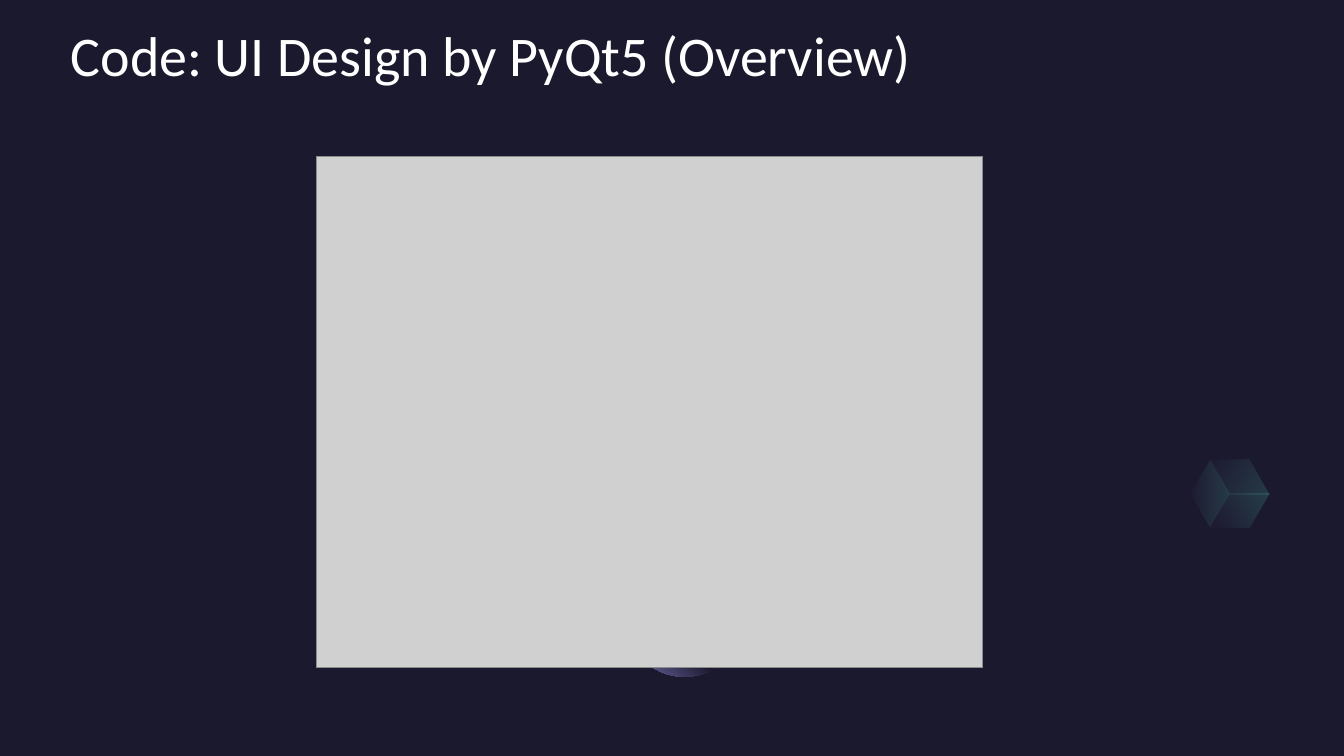
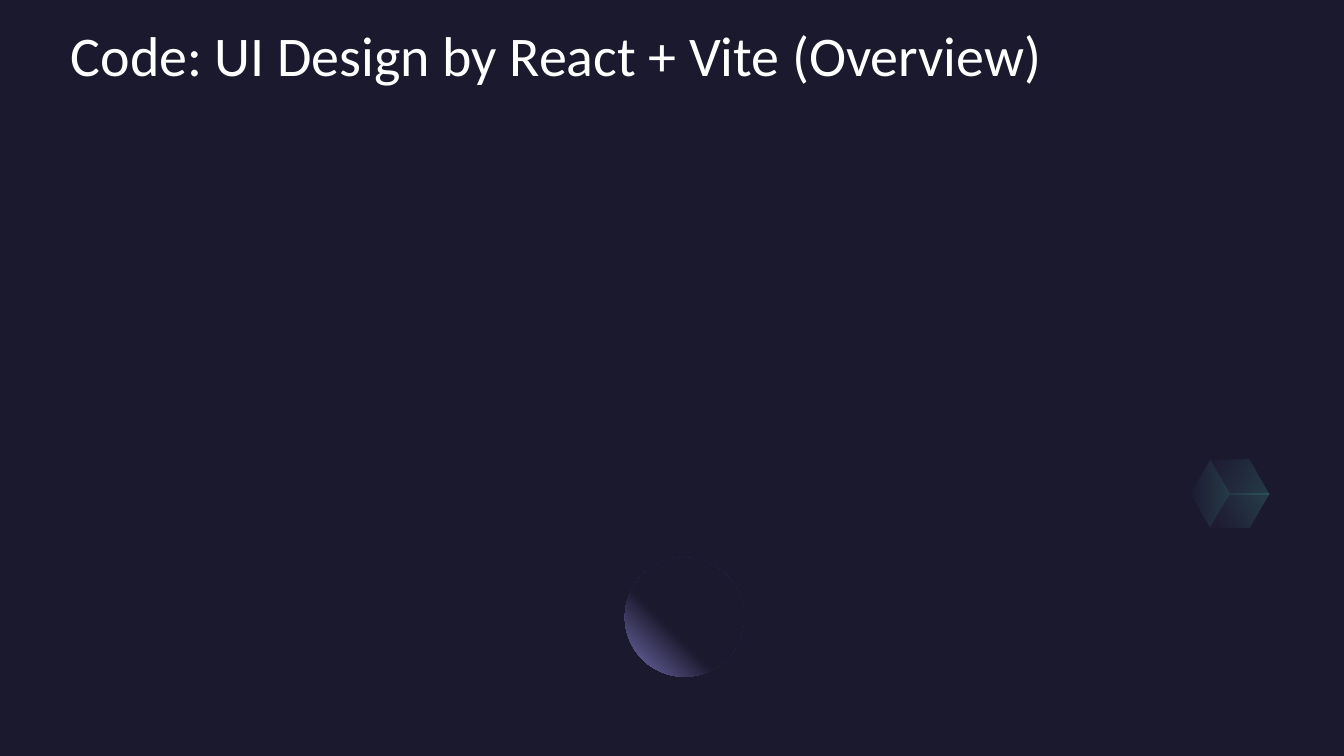
Before and after one commit to Generic-alias/Mini-Project-group-8, a slide deck: slide 21 of Project Files/Presentations/Group_8Implementation_new.pptx. Drawn at 1344x756 pixels with LibreOffice and Linux fonts; fonts in the diff are those of the drawing; grey boxes stand for pictures; background and template pictures are left out. Boxes give left, top, right and bottom in pixels: in the first picture for what was removed or moved away, otherwise in the second. Text is boxed around its words. In the diff, an @@ line names an element or a change of style, - is before the commit and + after.

```diff
--- a/Project Files/Presentations/Group_8Implementation_new.pptx
+++ b/Project Files/Presentations/Group_8Implementation_new.pptx
@@ title at <box>71,35,1041,86</box>: text changed @@
-Code: UI Design by PyQt5 (Overview)
+Code: UI Design by React + Vite (Overview)
@@ picture removed at <box>317,156,983,667</box> @@
```
Also in this commit, not shown: 5 other slides changed, 6 slides removed, 2 other files.
